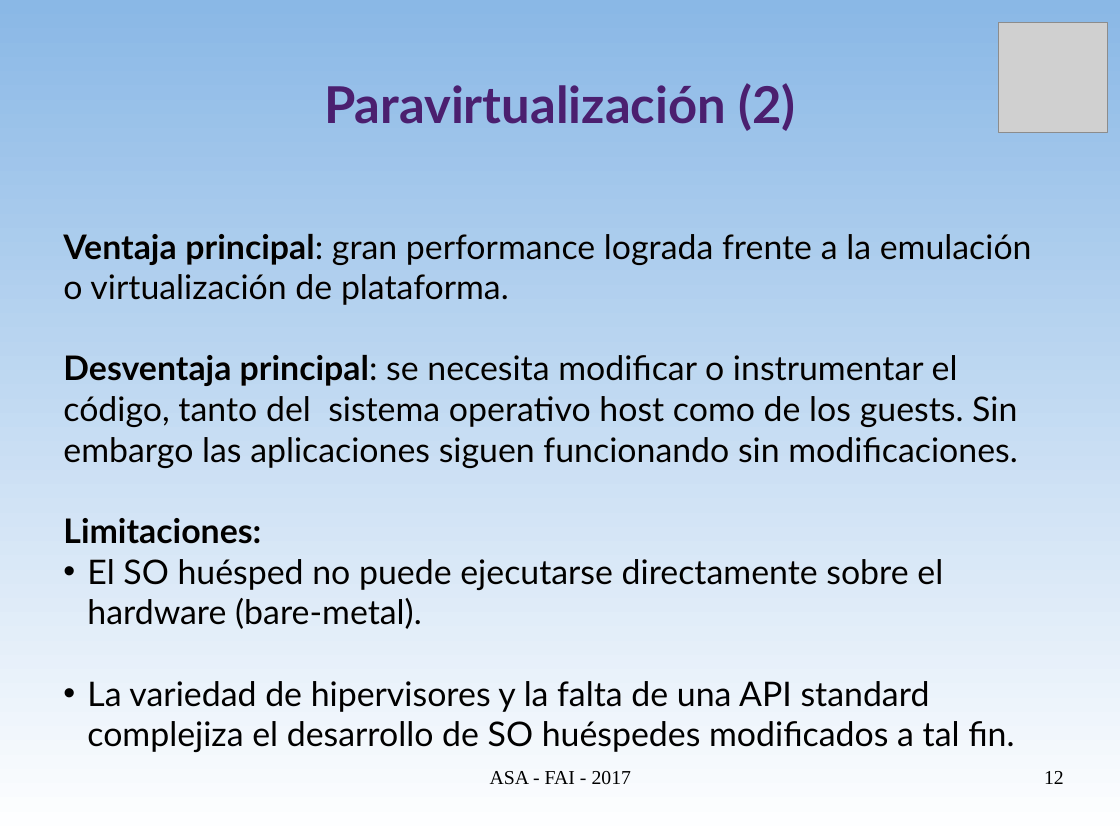
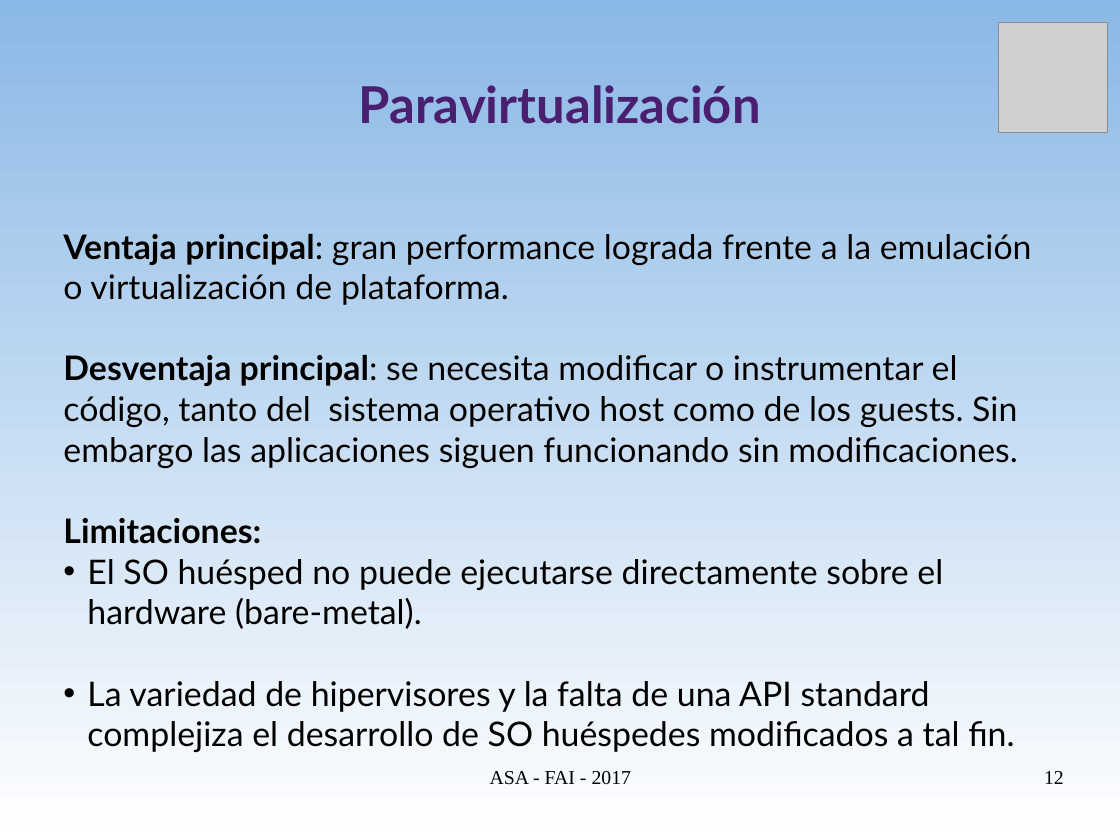
Before and after one commit to niniadcobre/asa, a slide deck: slide 12 of clases/ASA-virt.odp. Drawn at 1120x840 pixels with LibreOffice and Linux fonts; fonts in the diff are those of the drawing; grey boxes stand for pictures. Boxes give left, top, right and bottom in pixels: in the first picture for what was removed or moved away, otherwise in the second. Text is boxed around its words. In the diff, an @@ line names an element or a change of style, - is before the commit and + after.

```diff
--- a/clases/ASA-virt.odp
+++ b/clases/ASA-virt.odp
@@ title at bbox=[359, 85, 761, 124]: text changed @@
-Paravirtualización (2)
+Paravirtualización
```
Also in this commit, not shown: 11 other slides changed, 1 slide added, 16 slides removed, 1 other file.
